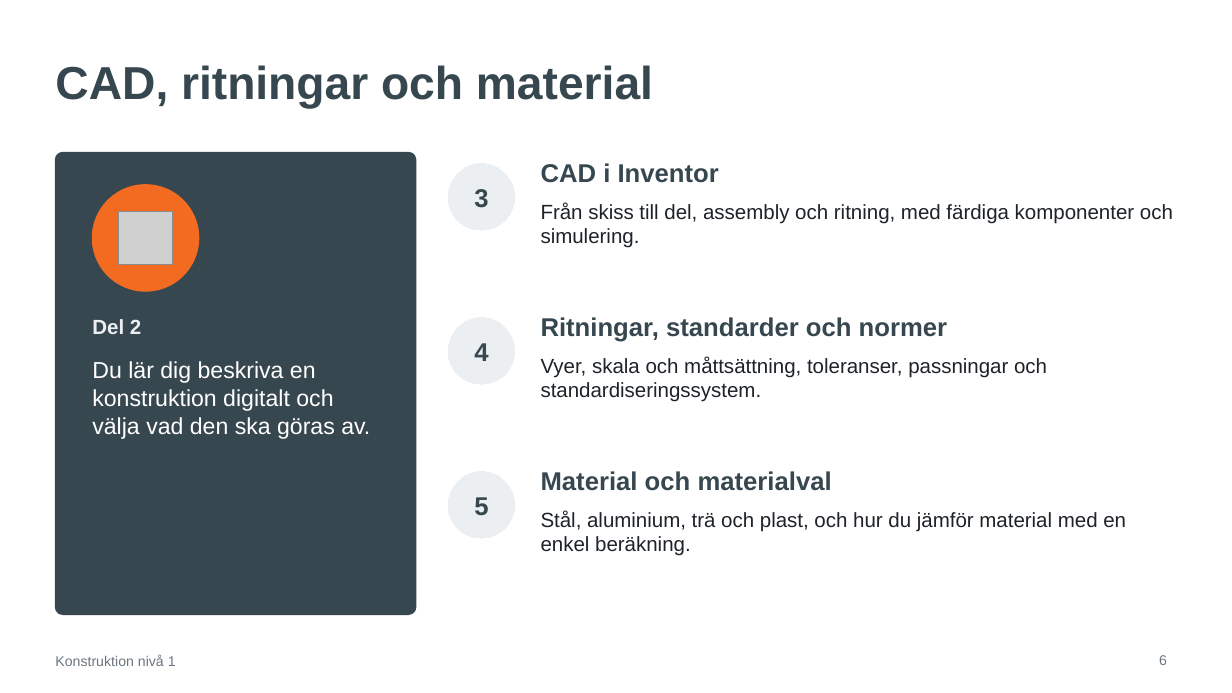
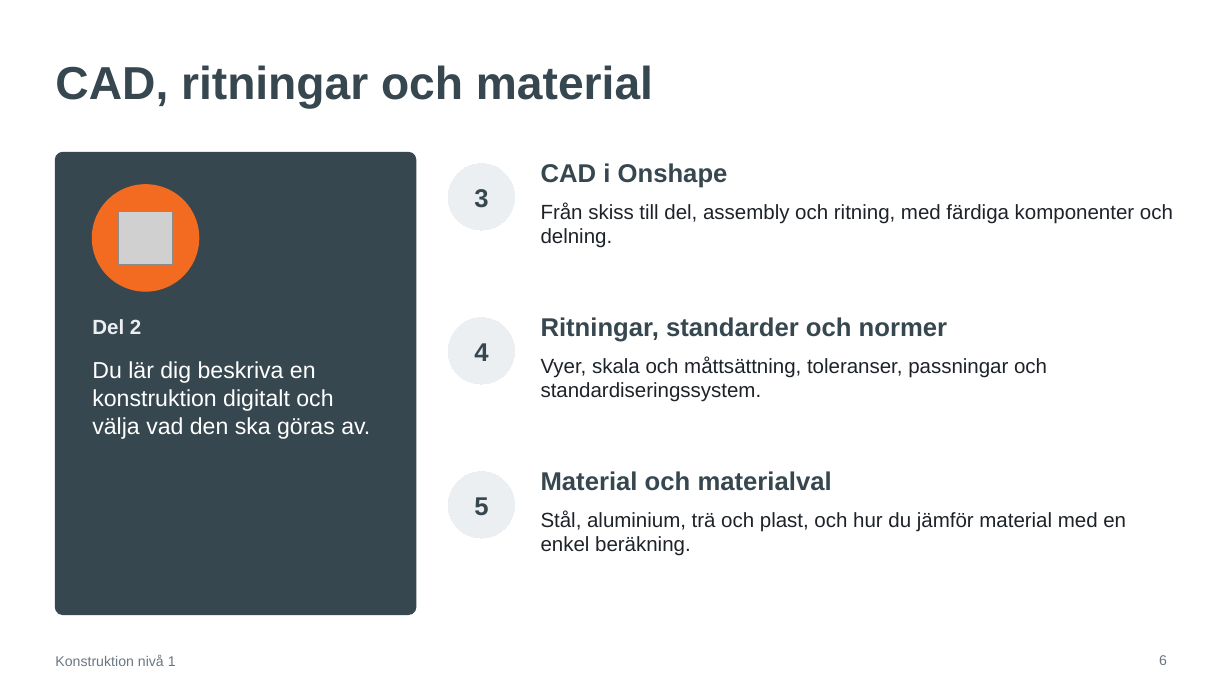
Before and after one commit to abbindustrigymnasium/Konstruktion1, a slide deck: slide 6 of Konstruktion 1 - Kurspresentation.pptx. Drawn at 1232x693 pixels with LibreOffice and Linux fonts; fonts in the diff are those of the drawing; grey boxes stand for pictures. Boxes give left, top, right and bottom in pixels: in the first picture for what was removed or moved away, otherwise in the second. Text is boxed around its words. In the diff, an @@ line names an element or a change of style, - is before the commit and + after.

```diff
--- a/Konstruktion 1 - Kurspresentation.pptx
+++ b/Konstruktion 1 - Kurspresentation.pptx
@@ text at <box>541,163,728,188</box>: text changed @@
-CAD i Inventor
+CAD i Onshape
@@ text at <box>541,203,1173,248</box>: text changed @@
-Från skiss till del, assembly och ritning, med färdiga komponenter och simulering.
+Från skiss till del, assembly och ritning, med färdiga komponenter och delning.
```
Also in this commit, not shown: 5 other slides changed, 16 other files.
